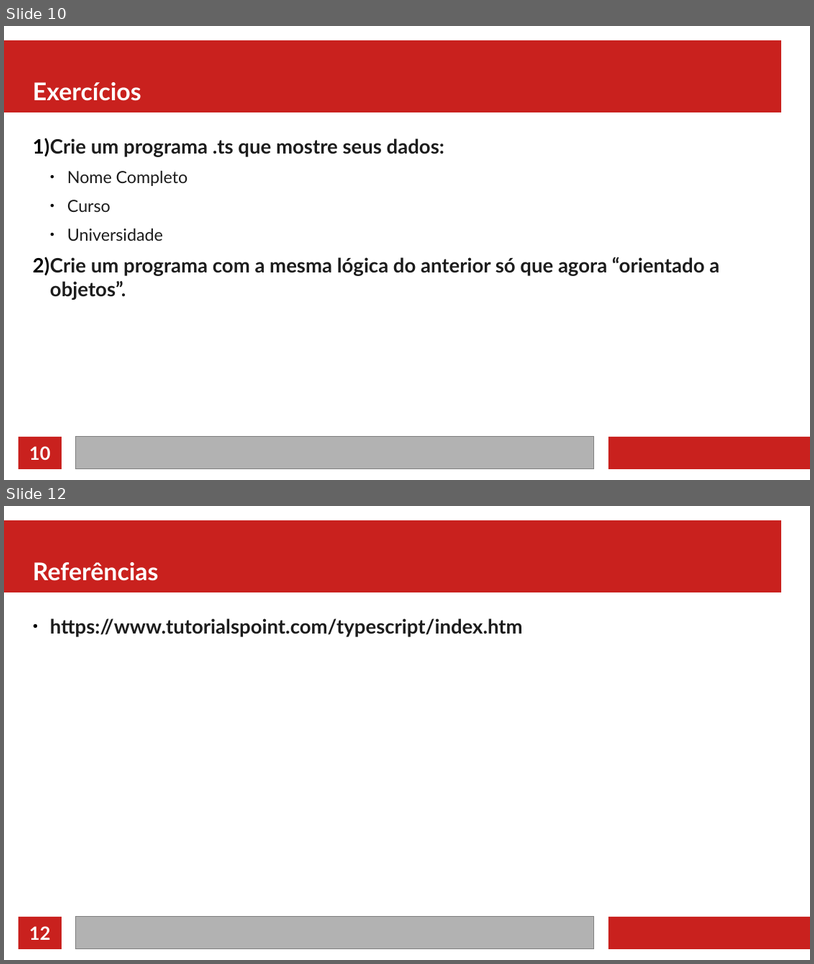
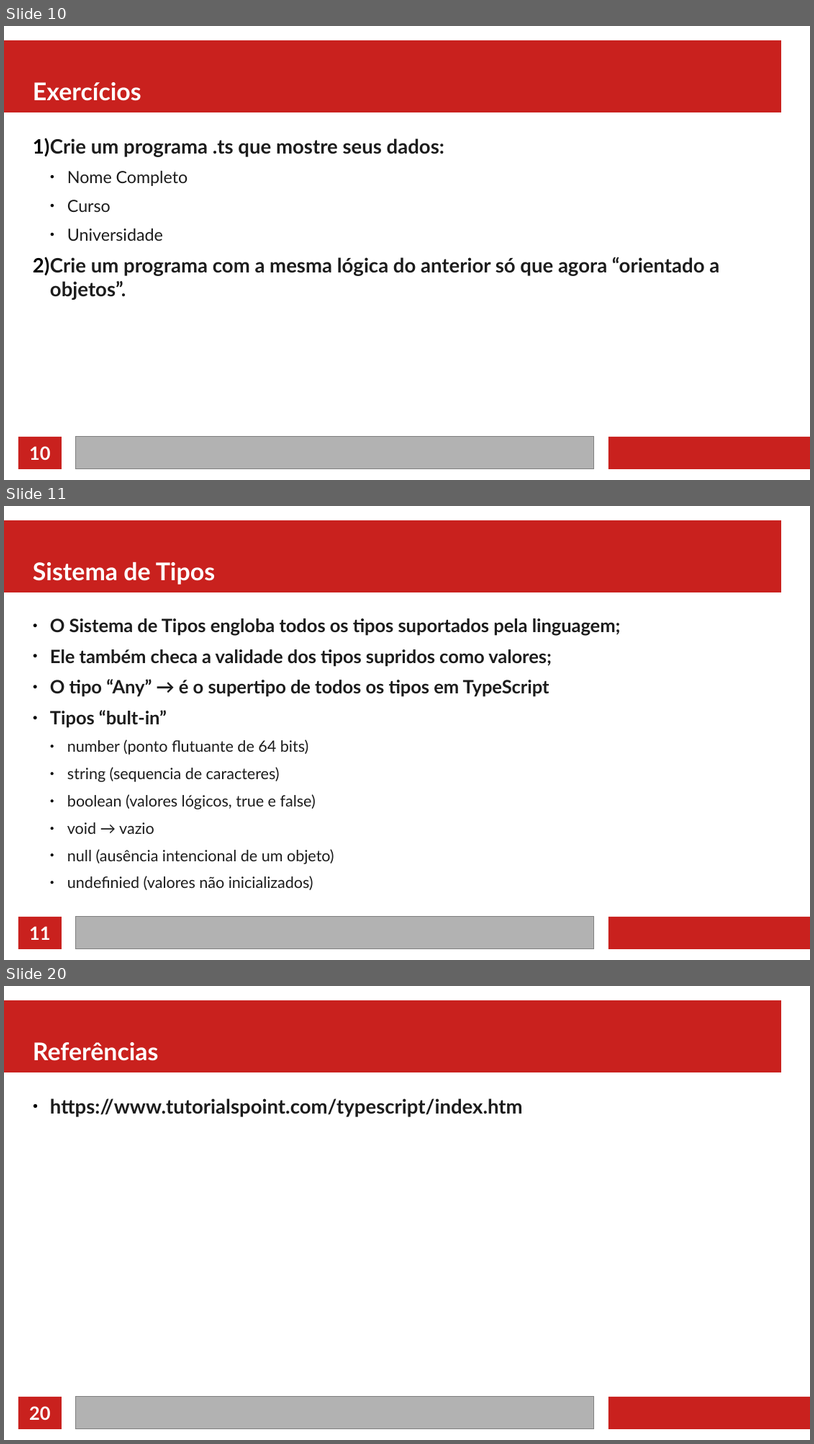
Before and after one commit to jeffersoncarvalho/ufc_2022_1, a slide deck: PD/01 - Introdução.odp. Shown one above the other, each under a label of ours: slides 10 and 12 before the commit, slides 10, 11 and 20 after it; the slides between them are not shown. The pictures are 814x964 and 814x1444 pixels, drawn with LibreOffice and Linux fonts; fonts in the diff are those of the drawing. Boxes give left, top, right and bottom in pixels: in the first picture for what was removed or moved away, otherwise in the second. Text is boxed around its words. In the diff, an @@ line names an element or a change of style, - is before the commit and + after.

Commit message:
Intro ao TypeScript

```diff
--- a/PD/01 - Introdução.odp
+++ b/PD/01 - Introdução.odp
@@ slide 11 added at [4, 506, 810, 960], background #FFFFFF; not listed: 4 template elements that a slide beside it also shows @@
@@ title added at [33, 562, 215, 584], 24 pt, text #FFFFFF, bold @@
+Sistema de Tipos
@@ text added at [50, 618, 621, 890], 15.3 pt, text #1C1C1C @@
+● O Sistema de Tipos engloba todos os tipos suportados pela linguagem;
+● Ele também checa a validade dos tipos supridos como valores;
+● O tipo “Any” → é o supertipo de todos os tipos em TypeScript
+● Tipos “bult-in”
+  ● number (ponto flutuante de 64 bits)
+  ● string (sequencia de caracteres)
+  ● boolean (valores lógicos, true e false)
+  ● void → vazio
+  ● null (ausência intencional de um objeto)
+  ● undefinied (valores não inicializados)
@@ page number added at [29, 926, 50, 939], 18 pt, text #FFFFFF, bold @@
+11
@@ what was slide 12 is now slide 20 @@
@@ page number at [29, 1406, 50, 1419]: text changed @@
-12
+20
```
Also in this commit, not shown: 8 other slides added, 1 slide removed, 8 other files.
